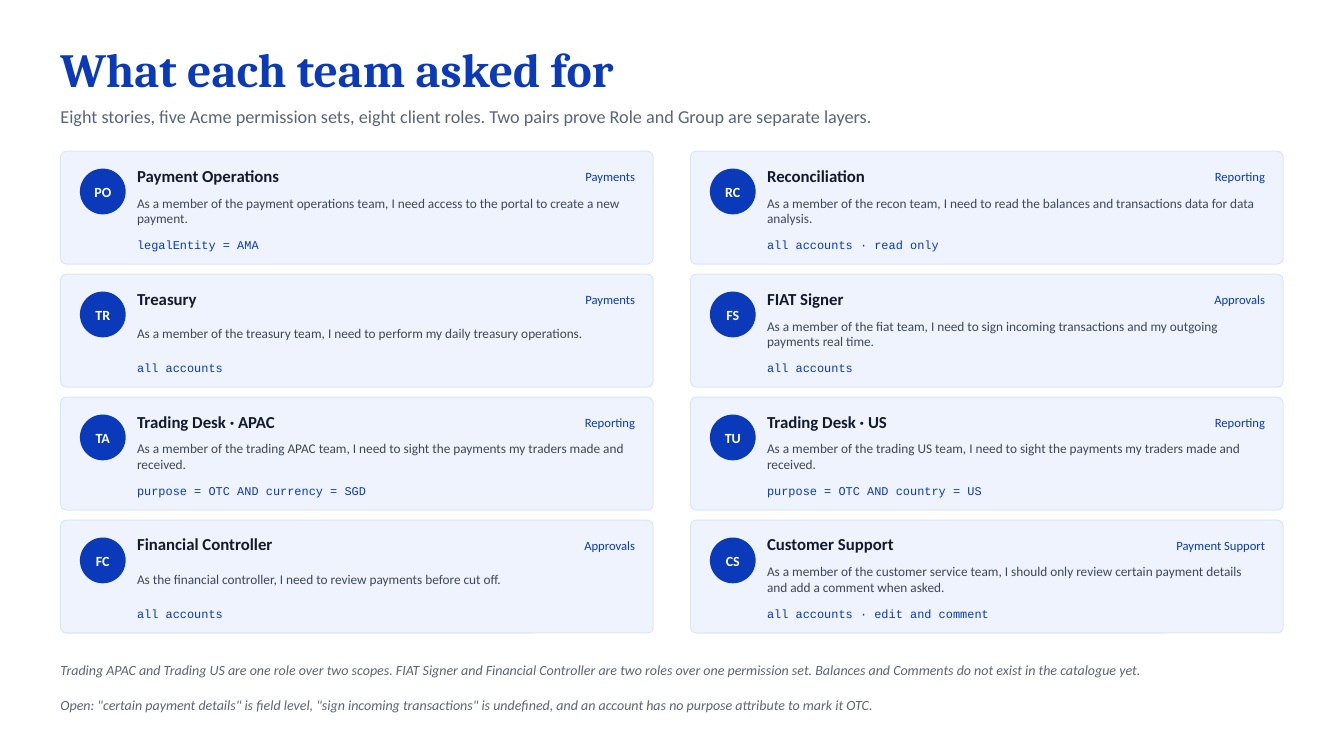
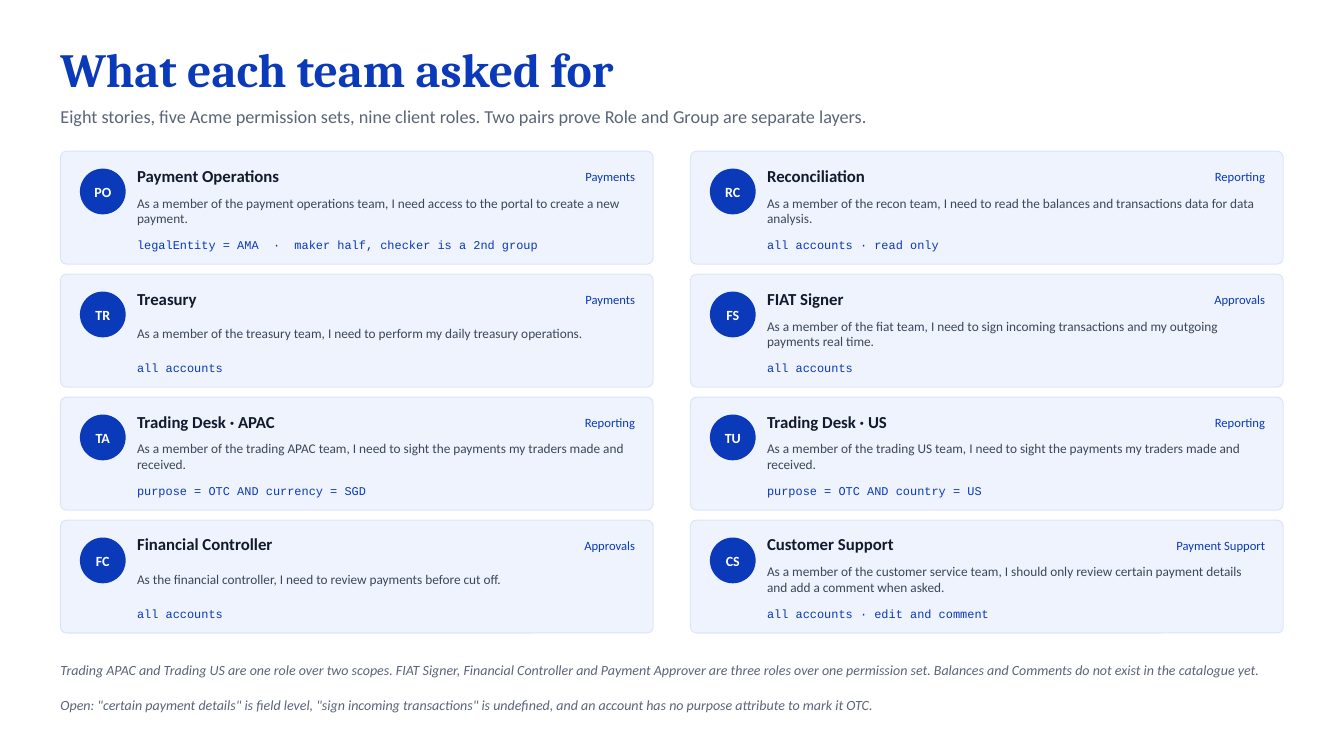
Before and after one commit to mmteoh-acme/portal-mockup, a slide deck: slide 4 of access-hierarchy-and-personas.pptx (slide 3 before the commit). Drawn at 1344x756 pixels with LibreOffice and Linux fonts; fonts in the diff are those of the drawing. Boxes give left, top, right and bottom in pixels: in the first picture for what was removed or moved away, otherwise in the second. Text is boxed around its words. In the diff, an @@ line names an element or a change of style, - is before the commit and + after.

```diff
--- a/access-hierarchy-and-personas.pptx
+++ b/access-hierarchy-and-personas.pptx
@@ text at (x1=60, y1=110, x2=866, y2=126): text changed @@
-Eight stories, five Acme permission sets, eight client roles. Two pairs prove Role and Group are separate layers.
+Eight stories, five Acme permission sets, nine client roles. Two pairs prove Role and Group are separate layers.
@@ text at (x1=137, y1=241, x2=538, y2=252): text changed @@
-legalEntity = AMA
+legalEntity = AMA · maker half, checker is a 2nd group
@@ text at (x1=60, y1=665, x2=1259, y2=678): text changed @@
-Trading APAC and Trading US are one role over two scopes. FIAT Signer and Financial Controller are two roles over one permission set. Balances and Comments do not exist in the catalogue yet.
+Trading APAC and Trading US are one role over two scopes. FIAT Signer, Financial Controller and Payment Approver are three roles over one permission set. Balances and Comments do not exist in the catalogue yet.
```
Also in this commit, not shown: 1 other slide changed, 1 slide added, 1 other file.
